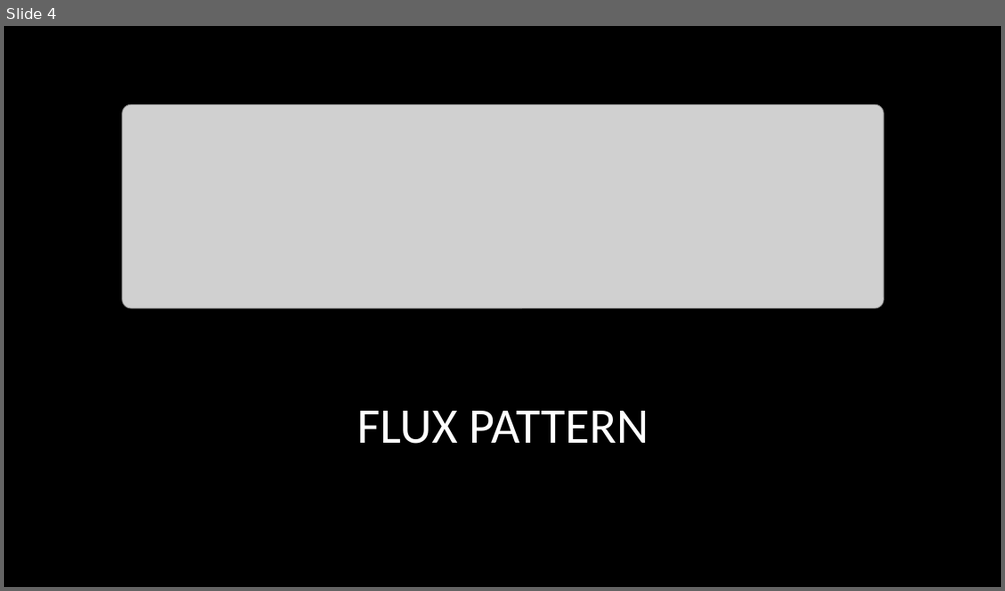
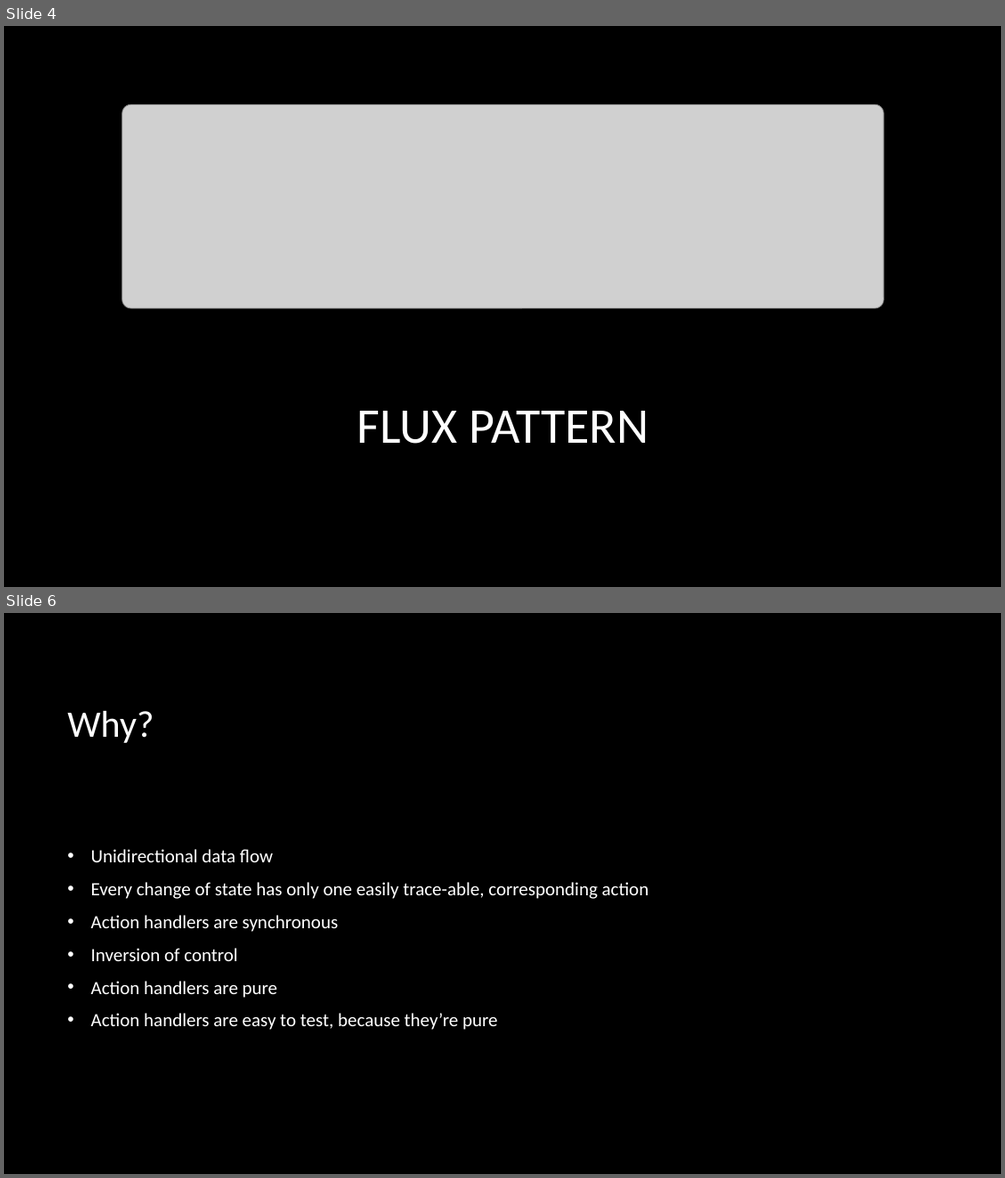
Before and after one commit to Alexpittendrigh/Talks, a slide deck: Redux/Another Redux Talk.pptx. Shown one above the other, each under a label of ours: slide 4 before the commit, slides 4 and 6 after it; the slides between them are not shown. The pictures are 1005x591 and 1005x1178 pixels, drawn with LibreOffice and Linux fonts; fonts in the diff are those of the drawing; grey boxes stand for pictures; background and template pictures are left out. Boxes give left, top, right and bottom in pixels: in the first picture for what was removed or moved away, otherwise in the second. Text is boxed around its words. In the diff, an @@ line names an element or a change of style, - is before the commit and + after.

```diff
--- a/Redux/Another Redux Talk.pptx
+++ b/Redux/Another Redux Talk.pptx
@@ slide 6 added at bbox=[4, 613, 1001, 1174], background picture (left out) @@
@@ title added at bbox=[67, 711, 154, 743], 36 pt, text #FFFFFF @@
+Why?
@@ text added at bbox=[91, 849, 649, 1030], 18 pt, text #FFFFFF @@
+• Unidirectional data flow
+• Every change of state has only one easily trace-able, corresponding action
+• Action handlers are synchronous
+• Inversion of control
+• Action handlers are pure
+• Action handlers are easy to test, because they’re pure
```
Also in this commit, not shown: 1 other slide added, 11 other files.
